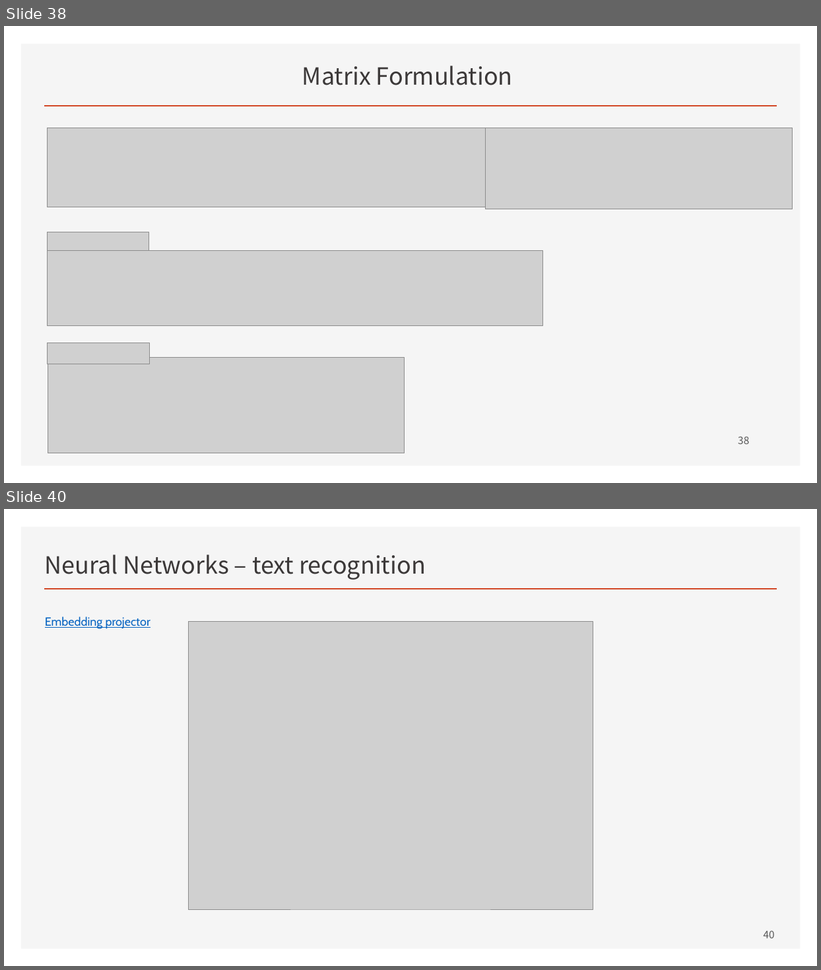
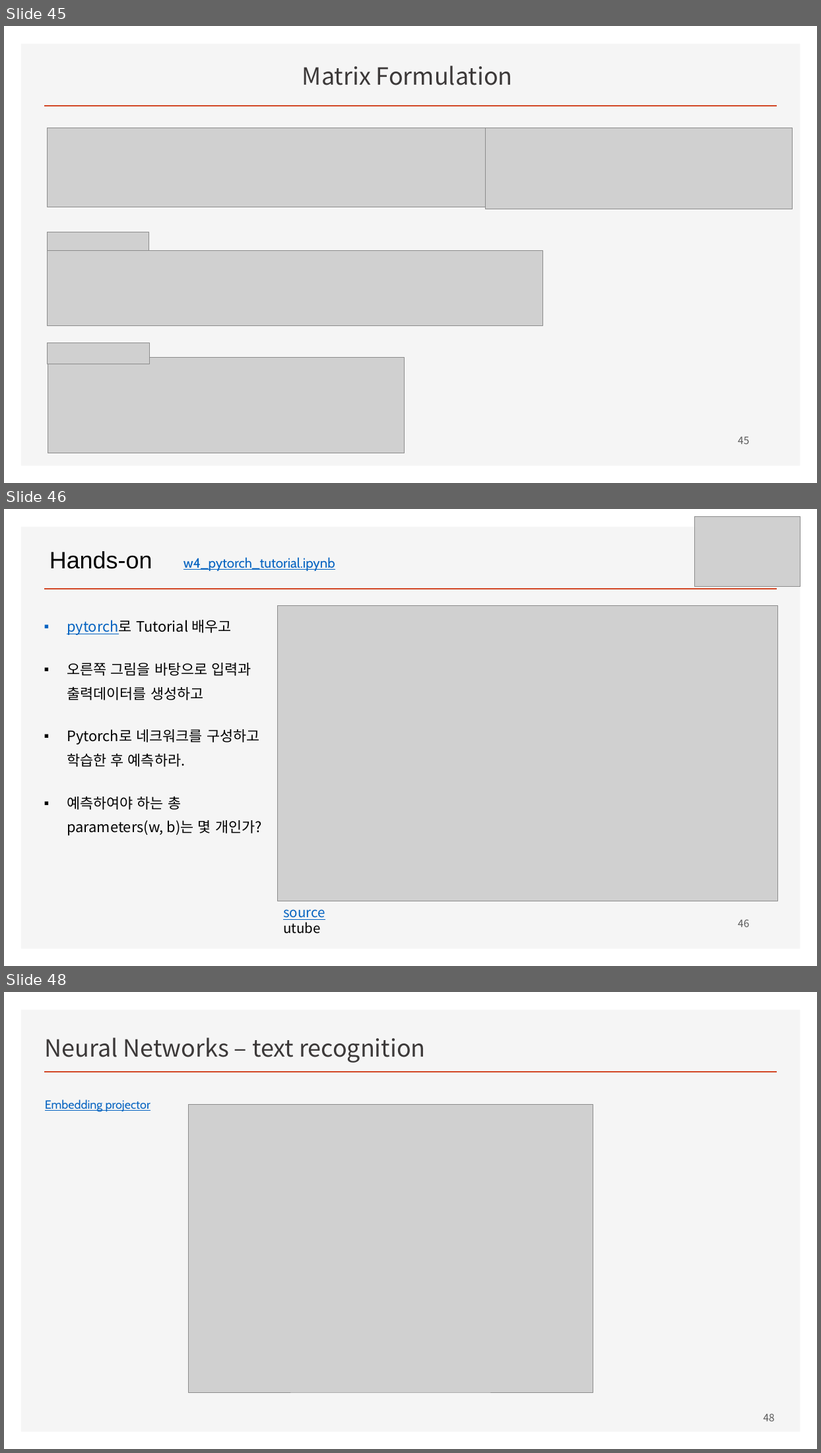
Before and after one commit to ancestor9/mathematics-for-machine-learning, a slide deck: Linear_Algebra/w4_Perceptron_Regression.pptx. Shown one above the other, each under a label of ours: slides 38 and 40 before the commit, slides 45, 46 and 48 after it; the slides between them are not shown. The pictures are 821x970 and 821x1453 pixels, drawn with LibreOffice and Linux fonts; fonts in the diff are those of the drawing; grey boxes stand for pictures; background and template pictures are left out. Boxes give left, top, right and bottom in pixels: in the first picture for what was removed or moved away, otherwise in the second. Text is boxed around its words. In the diff, an @@ line names an element or a change of style, - is before the commit and + after.

```diff
--- a/Linear_Algebra/w4_Perceptron_Regression.pptx
+++ b/Linear_Algebra/w4_Perceptron_Regression.pptx
@@ slide 46 added at [4, 509, 817, 966], background #FFFFFF; not listed: 2 template elements that a slide beside it also shows @@
@@ picture added at [694, 516, 801, 586] @@
@@ text added at [50, 551, 152, 569], 28 pt, text #000000 @@
+Hands-on
@@ text added at [184, 557, 335, 571], 16 pt, text #0563C1, underline @@
+w4_pytorch_tutorial.ipynb
@@ picture added at [277, 605, 778, 901] @@
@@ text added at [67, 620, 262, 836], 17 pt, text #000000 @@
+▪ pytorch로 Tutorial 배우고
+▪ 오른쪽 그림을 바탕으로 입력과 출력데이터를 생성하고
+▪ Pytorch로 네크워크를 구성하고 학습한 후 예측하라.
+▪ 예측하여야 하는 총 parameters(w, b)는 몇 개인가?
@@ text added at [283, 910, 325, 934], 16 pt, text #0563C1, underline @@
+source utube
@@ page number added at [738, 920, 749, 927], 12 pt, text #595959 @@
+46
@@ what was slide 38 is now slide 45 @@
@@ page number at [738, 437, 749, 444]: text changed @@
-38
+45
@@ what was slide 40 is now slide 48 @@
@@ page number at [764, 1414, 775, 1422]: text changed @@
-40
+48
```
Also in this commit, not shown: 5 slides changed, 10 other slides added, 3 slides removed.
